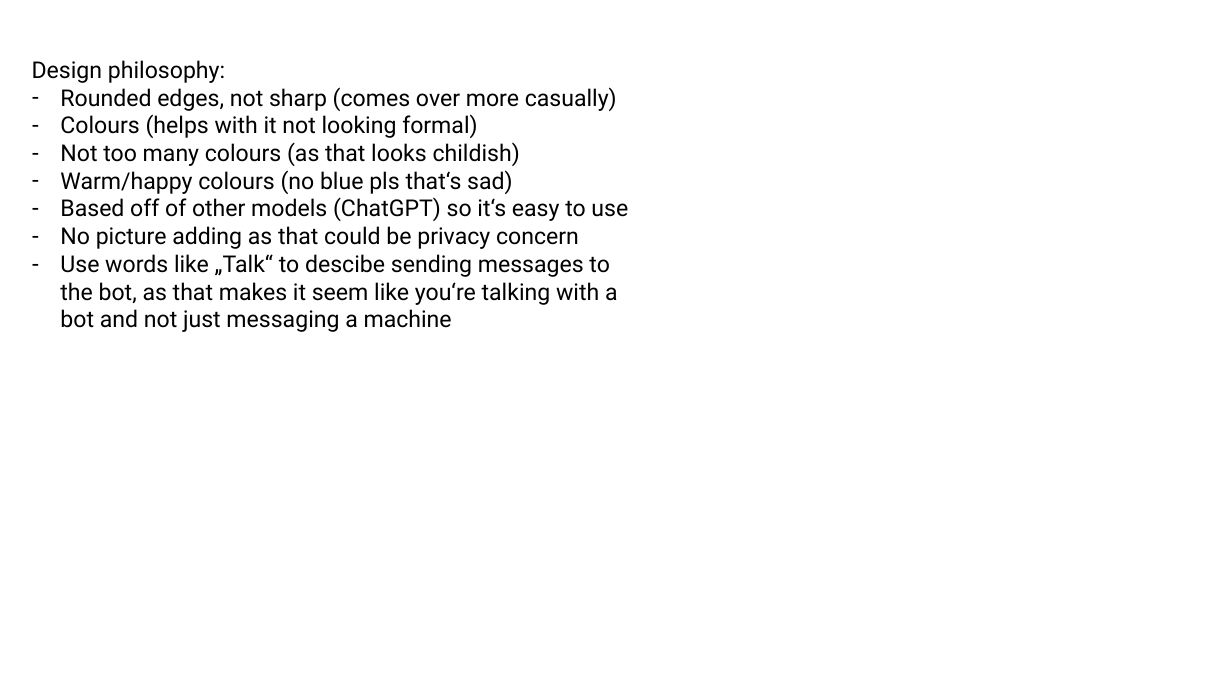
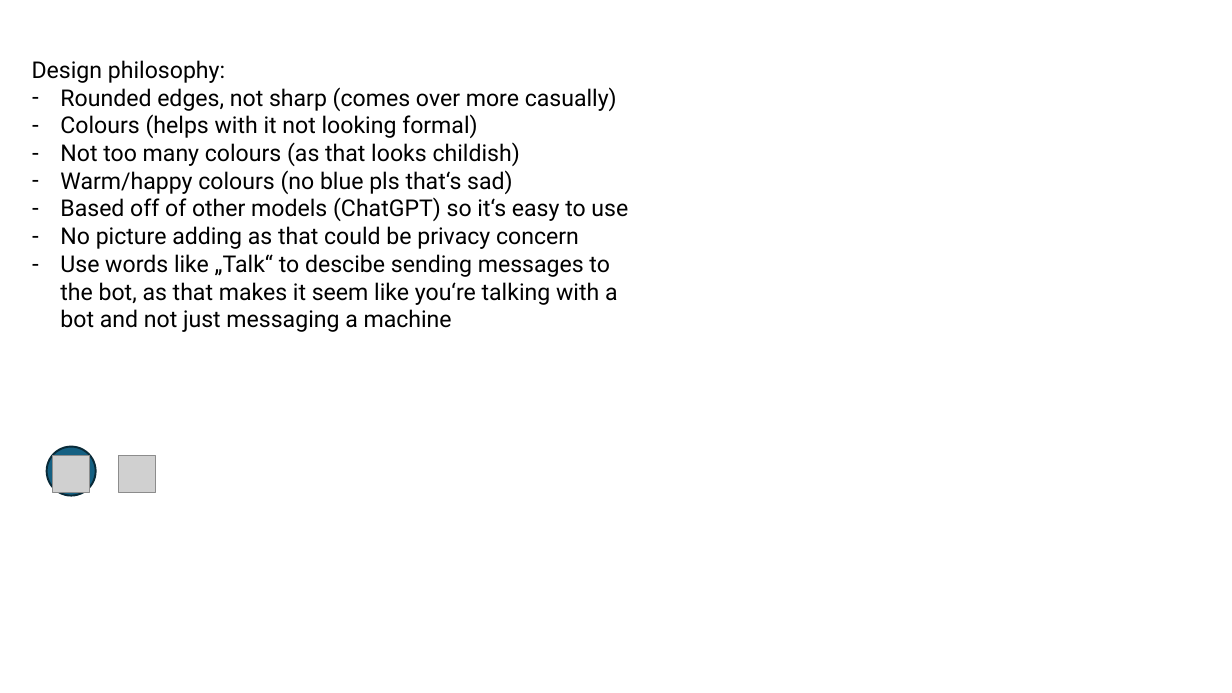
Before and after one commit to MaksBurchard240894/HFG7, a slide deck: slide 5 of My Files/UI design.pptx (slide 6 before the commit). Drawn at 1232x693 pixels with LibreOffice and Linux fonts; fonts in the diff are those of the drawing; grey boxes stand for pictures. Boxes give left, top, right and bottom in pixels: in the first picture for what was removed or moved away, otherwise in the second. Text is boxed around its words. In the diff, an @@ line names an element or a change of style, - is before the commit and + after.

```diff
--- a/My Files/UI design.pptx
+++ b/My Files/UI design.pptx
@@ ellipse added at <box>46,446,95,495</box>, fill #156082, outline #092A39 1.5 pt @@
@@ picture added at <box>53,456,89,493</box> @@
@@ picture added at <box>118,456,154,493</box> @@
```
Also in this commit, not shown: 3 other slides changed, 1 slide removed, 3 other files.
